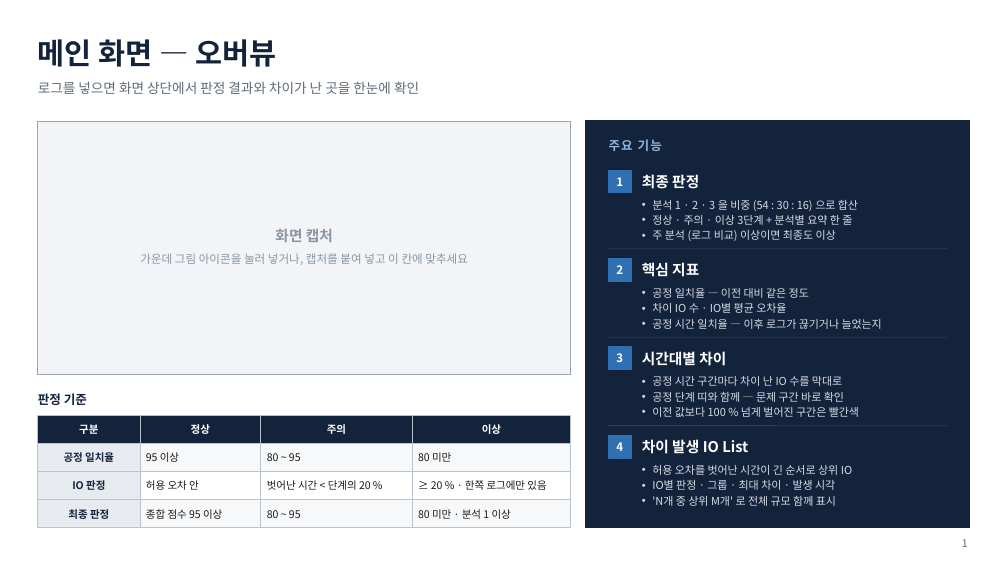
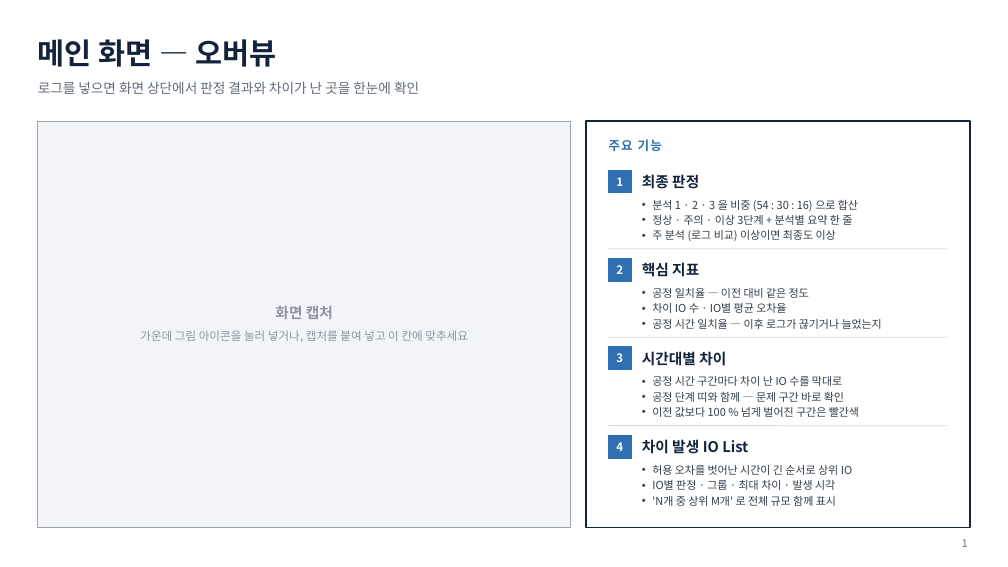
Before and after one commit to sssfffd/rookie2, a slide deck: slide 1 of docs/presentation/LogScope-주요기능-오버뷰-종합분석.pptx. Drawn at 1008x567 pixels with LibreOffice and Linux fonts; fonts in the diff are those of the drawing. Boxes give left, top, right and bottom in pixels: in the first picture for what was removed or moved away, otherwise in the second. Text is boxed around its words. In the diff, an @@ line names an element or a change of style, - is before the commit and + after.

```diff
--- a/docs/presentation/LogScope-주요기능-오버뷰-종합분석.pptx
+++ b/docs/presentation/LogScope-주요기능-오버뷰-종합분석.pptx
@@ rectangle: place and size @@
-rectangle at <box>38,121,571,374</box>
+rectangle at <box>38,121,571,528</box>
@@ rectangle at <box>586,121,970,528</box>: fill #14233C to #FFFFFF; outline #14233C 1 pt to #14233C 1.25 pt @@
@@ text "주요 기능" at <box>609,139,662,151</box>: text colour #8FB3DE to #2F6FB2 @@
@@ line (609, 249) - (948, 249): stroke #2C3E5C 0.75 pt to #D5DBE3 0.75 pt @@
@@ text "화면 캡처": place and size @@
-text "화면 캡처" at <box>275,229,333,242</box>
+text "화면 캡처" at <box>275,306,333,319</box>
@@ text "가운데 그림 아이콘을 눌러 넣거나, ...": place and size @@
-text "가운데 그림 아이콘을 눌러 넣거나, ..." at <box>140,253,468,265</box>
+text "가운데 그림 아이콘을 눌러 넣거나, ..." at <box>140,330,468,342</box>
@@ line (609, 337) - (948, 337): stroke #2C3E5C 0.75 pt to #D5DBE3 0.75 pt @@
@@ text removed at <box>38,393,87,405</box> @@
-판정 기준
@@ table removed at <box>38,415,571,523</box>, 4 rows, 4 columns @@
-구분 | 정상 | 주의 | 이상
-공정 일치율 | 95 이상 | 80 ~ 95 | 80 미만
-IO 판정 | 허용 오차 안 | 벗어난 시간 < 단계의 20 % | ≥ 20 % · 한쪽 로그에만 있음
-최종 판정 | 종합 점수 95 이상 | 80 ~ 95 | 80 미만 · 분석 1 이상
@@ line (609, 426) - (948, 426): stroke #2C3E5C 0.75 pt to #D5DBE3 0.75 pt @@
@@ text colour #FFFFFF to #14233C in 4 elements at <box>642,174,699,189</box>, <box>642,262,699,277</box>, <box>642,351,726,366</box>, <box>642,439,748,454</box> @@
@@ text colour #D5DBE3 to #333D4A in 4 elements at <box>652,200,858,241</box>, <box>652,288,882,329</box>, <box>652,376,859,417</box>, <box>652,465,852,506</box> @@
```
Also in this commit, not shown: 1 other slide changed, 3 other files.
